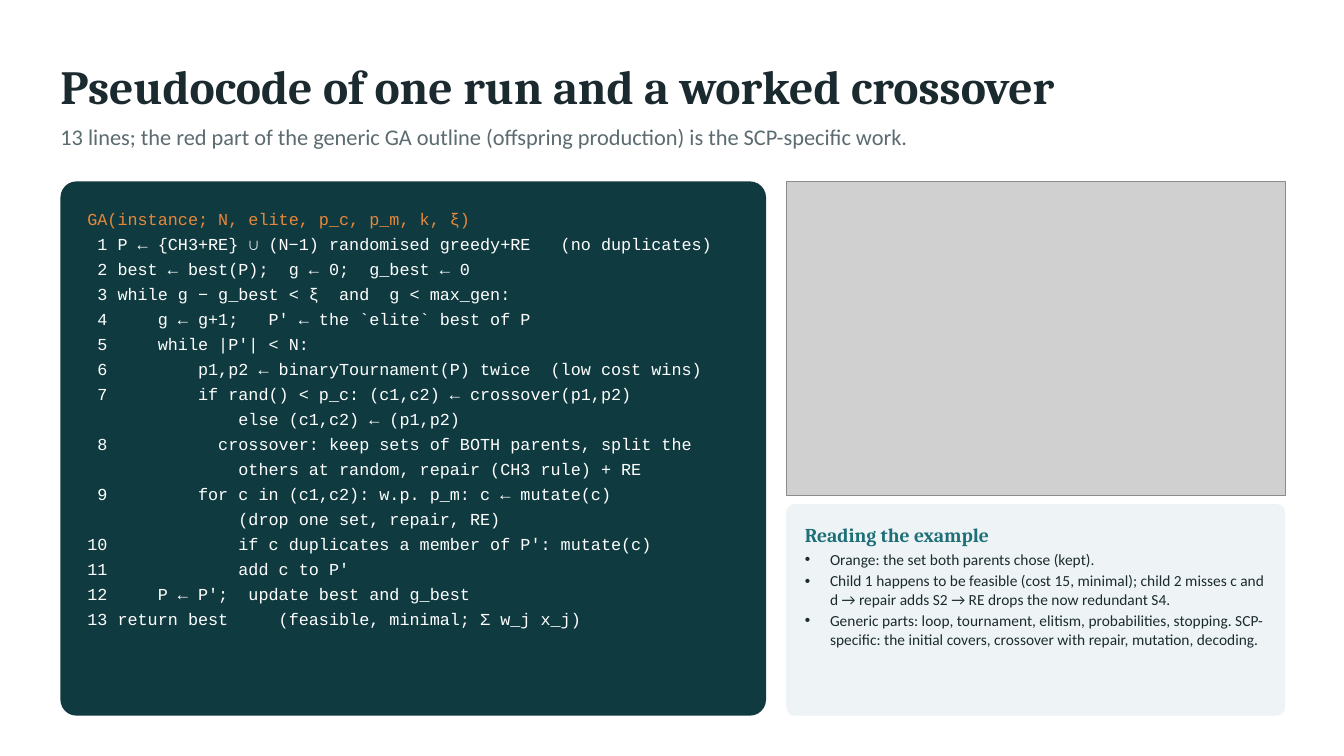
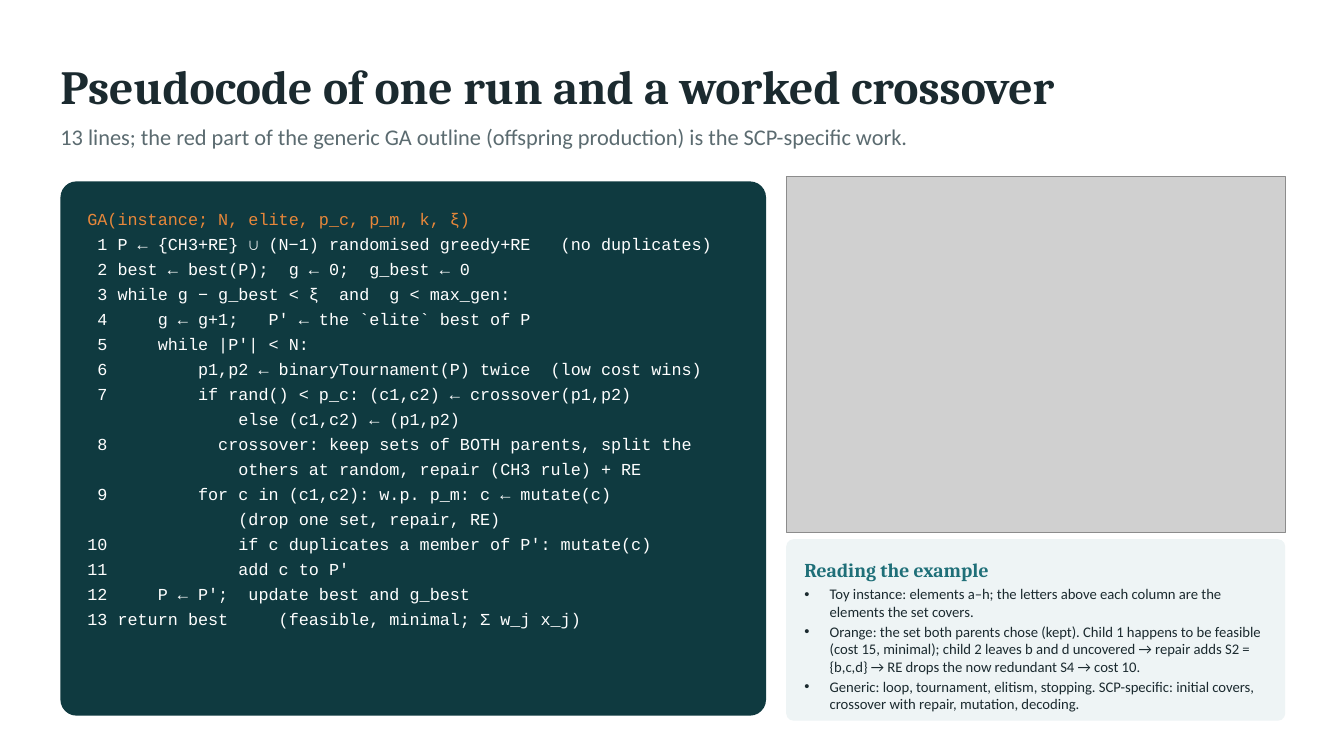
Before and after one commit to MrSavinK/constructive-heuristics-for-the-SCP, a slide deck: slide 5 of SCP_Genetic_Algorithm.pptx. Drawn at 1344x756 pixels with LibreOffice and Linux fonts; fonts in the diff are those of the drawing; grey boxes stand for pictures. Boxes give left, top, right and bottom in pixels: in the first picture for what was removed or moved away, otherwise in the second. Text is boxed around its words. In the diff, an @@ line names an element or a change of style, - is before the commit and + after.

```diff
--- a/SCP_Genetic_Algorithm.pptx
+++ b/SCP_Genetic_Algorithm.pptx
@@ picture: place and size @@
-picture at [786,181,1286,496]
+picture at [786,176,1286,532]
@@ rounded rectangle "Reading the example": place and size @@
-rounded rectangle "Reading the example" at [786,504,1286,716]
+rounded rectangle "Reading the example" at [786,539,1286,721]
@@ text in rounded rectangle at [830,588,1261,712]: text changed; size 11 to 10.5 pt @@
-• Orange: the set both parents chose (kept).
-• Child 1 happens to be feasible (cost 15, minimal); child 2 misses c and d → repair adds S2 → RE drops the now redundant S4.
-• Generic parts: loop, tournament, elitism, probabilities, stopping. SCP-specific: the initial covers, crossover with repair, mutation, decoding.
+• Toy instance: elements a–h; the letters above each column are the elements the set covers.
+• Orange: the set both parents chose (kept). Child 1 happens to be feasible (cost 15, minimal); child 2 leaves b and d uncovered → repair adds S2 = {b,c,d} → RE drops the now redundant S4 → cost 10.
+• Generic: loop, tournament, elitism, stopping. SCP-specific: initial covers, crossover with repair, mutation, decoding.
```
Also in this commit, not shown: 15 other files.
